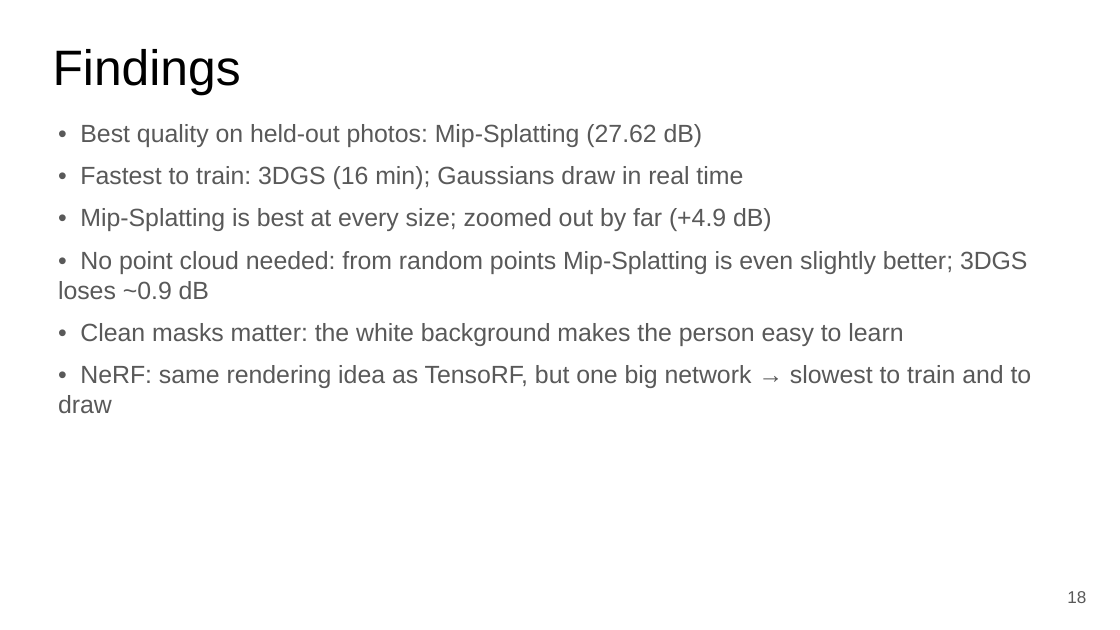
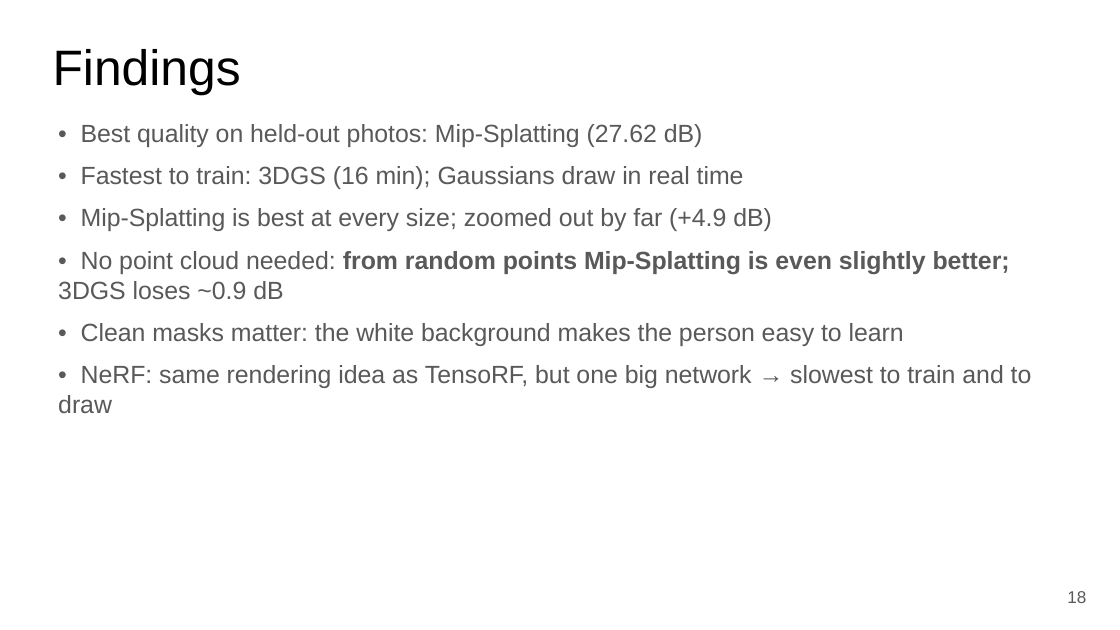
Before and after one commit to anas2908/cv802_assignment_3, a slide deck: slide 24 of docs/slides/CV802_SP3_novel_view_synthesis.pptx (slide 18 before the commit). Drawn at 1120x630 pixels with LibreOffice and Linux fonts; fonts in the diff are those of the drawing. Boxes give left, top, right and bottom in pixels: in the first picture for what was removed or moved away, otherwise in the second. Text is boxed around its words. In the diff, an @@ line names an element or a change of style, - is before the commit and + after.

```diff
--- a/docs/slides/CV802_SP3_novel_view_synthesis.pptx
+++ b/docs/slides/CV802_SP3_novel_view_synthesis.pptx
@@ text "• Best quality on held-out ..." at <box>58,124,1032,413</box>: bold on in "from random points Mip-Splatting is even slightly ..."; less space between paragraphs @@
```
Also in this commit, not shown: 14 other slides changed, 7 slides added, 1 slide removed, 5 other files.
